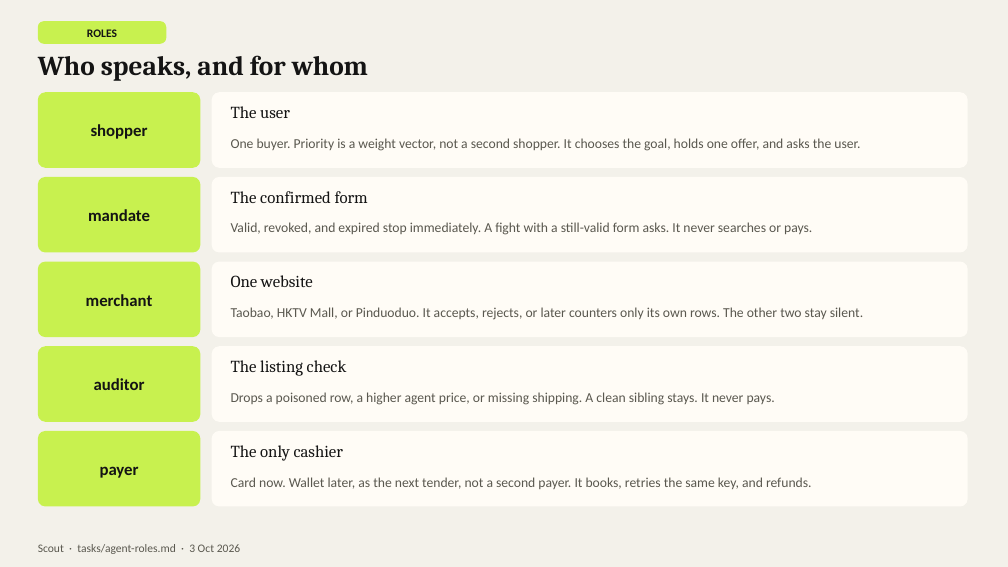
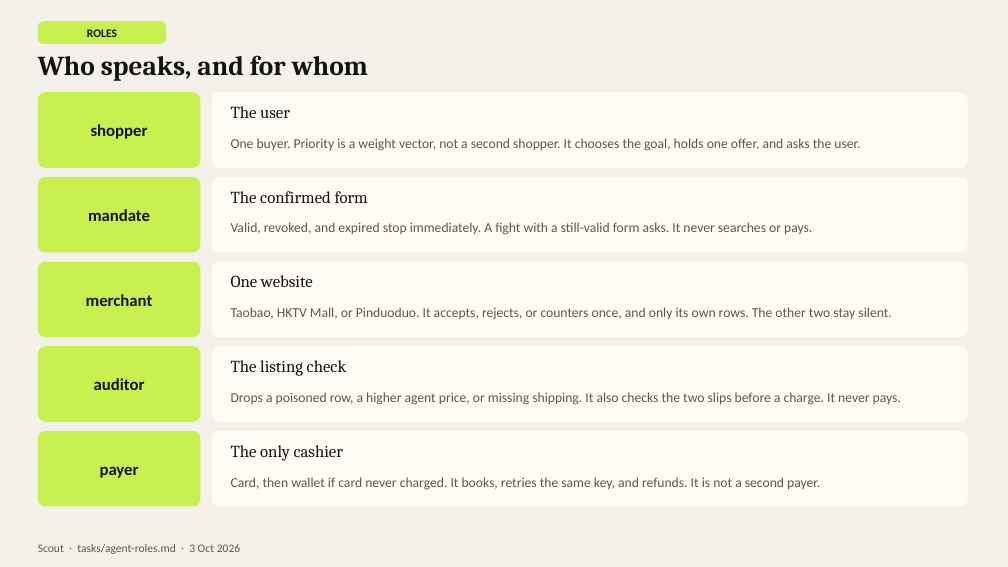
Before and after one commit to jaccokwok/Agentic-Commerce, a slide deck: slide 2 of tasks/artifacts/scout-hackathon.pptx. Drawn at 1008x567 pixels with LibreOffice and Linux fonts; fonts in the diff are those of the drawing. Boxes give left, top, right and bottom in pixels: in the first picture for what was removed or moved away, otherwise in the second. Text is boxed around its words. In the diff, an @@ line names an element or a change of style, - is before the commit and + after.

Commit message:
func only

```diff
--- a/tasks/artifacts/scout-hackathon.pptx
+++ b/tasks/artifacts/scout-hackathon.pptx
@@ text at box(231, 307, 891, 320): text changed @@
-Taobao, HKTV Mall, or Pinduoduo. It accepts, rejects, or later counters only its own rows. The other two stay silent.
+Taobao, HKTV Mall, or Pinduoduo. It accepts, rejects, or counters once, and only its own rows. The other two stay silent.
@@ text at box(231, 392, 901, 405): text changed @@
-Drops a poisoned row, a higher agent price, or missing shipping. A clean sibling stays. It never pays.
+Drops a poisoned row, a higher agent price, or missing shipping. It also checks the two slips before a charge. It never pays.
@@ text at box(231, 477, 820, 490): text changed @@
-Card now. Wallet later, as the next tender, not a second payer. It books, retries the same key, and refunds.
+Card, then wallet if card never charged. It books, retries the same key, and refunds. It is not a second payer.
```
Also in this commit, not shown: 3 other slides changed, 19 slides added, 23 other files.
